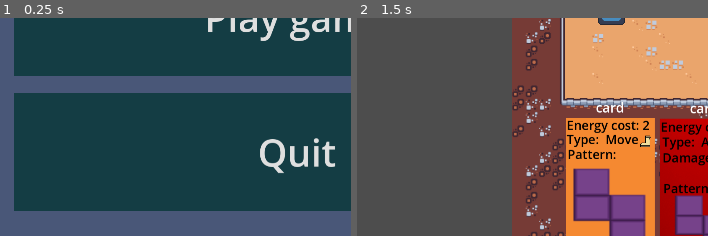
Above: before the commit, frames 1-2 (left to right).
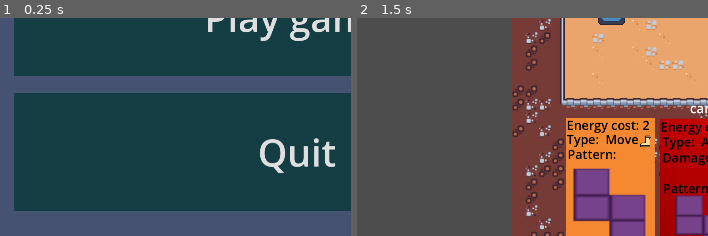
Above: after the commit, the same moments.

Repository: fazilhus/cool-guys-and-victor
Game: Godot game, scene res://scenes/start_scene.tscn
The game is run twice, just before and just after one commit, with the same random seed, the same clock (stepped at 60 frames per second) and the same inputs. The engine's default icon, where the game draws it, is replaced by a stand-in: a white triangle on a blue panel in a dark square.
Inputs (mouse positions are % of the whole screen's width and height, from its top left):
- Up to frame 1 (0.25 s): no input
- Up to frame 2 (1.5 s): click "Play game" at 0.5 s; tap Enter at 1.25 s; move the mouse to (36, 69) at 1.27 s; click (36, 69) at 1.42 s
The pictures show only the part of the screen within x 7-57%, y 50-100%; the shares and areas given below are measured in that part.

The runs differ from the first frame. In frame 2, 0.2% of the frame differs, in the area x 68-76%, y 38-44%.

Commit message:
menu done card stuff unfinished

Diff:
--- a/resources/new_style_box_flat.tres
+++ b/resources/new_style_box_flat.tres
@@ -5,7 +5,7 @@
 content_margin_top = 50.0
 content_margin_right = 50.0
 content_margin_bottom = 50.0
-bg_color = Color(0.286275, 0.341176, 0.470588, 1)
+bg_color = Color(0.270355, 0.323217, 0.447928, 1)
 border_width_left = 3
 border_width_top = 3
 border_width_right = 3
--- a/scenes/card.tscn
+++ b/scenes/card.tscn
@@ -1,7 +1,9 @@
-[gd_scene load_steps=5 format=3 uid="uid://bubtiwuvvxoj6"]
+[gd_scene load_steps=7 format=3 uid="uid://bubtiwuvvxoj6"]
 
+[ext_resource type="Script" path="res://scripts/card.gd" id="1_kg427"]
 [ext_resource type="Texture2D" uid="uid://cpwqv1que8tjc" path="res://Assets/output-onlinepngtools (1).png" id="1_oome7"]
 [ext_resource type="Texture2D" uid="uid://bgnk5wu3j5fdv" path="res://Assets/output-onlinepngtools.png" id="2_6jjmo"]
+[ext_resource type="Resource" uid="uid://k5e5nkfpduv1" path="res://resources/card_instances/card_inst.tres" id="2_amifv"]
 [ext_resource type="Texture2D" uid="uid://bkh5vvmsajxx0" path="res://Assets/boot.png" id="3_tfwhp"]
 [ext_resource type="Texture2D" uid="uid://co47hc8v0p54p" path="res://Assets/number-2-hq-image-japaneseclass-13.png" id="4_w8438"]
 
@@ -12,6 +14,8 @@
 anchor_bottom = 1.0
 grow_horizontal = 2
 grow_vertical = 2
+script = ExtResource("1_kg427")
+card_data = ExtResource("2_amifv")
 
 [node name="TextureRectBackGround" type="TextureRect" parent="."]
 layout_mode = 0
@@ -19,14 +23,6 @@
 offset_bottom = 57.0
 texture = ExtResource("1_oome7")
 expand_mode = 1
-
-[node name="Label" type="Label" parent="TextureRectBackGround"]
-layout_mode = 0
-offset_left = 1.0
-offset_top = -24.0
-offset_right = 36.0
-offset_bottom = -1.0
-text = "card"
 
 [node name="TextureRectPattern" type="TextureRect" parent="TextureRectBackGround"]
 layout_mode = 0
--- a/scenes/card1.tscn
+++ b/scenes/card1.tscn
@@ -24,15 +24,6 @@
 offset_bottom = 188.0
 texture = ExtResource("1_uw0xq")
 expand_mode = 1
-
-[node name="Label" type="Label" parent="TextureRectBackGround"]
-layout_mode = 0
-offset_left = 1.0
-offset_top = -24.0
-offset_right = 106.0
-offset_bottom = -1.0
-text = "card"
-horizontal_alignment = 1
 
 [node name="Label2" type="Label" parent="TextureRectBackGround"]
 layout_mode = 0
--- /dev/null
+++ b/scenes/card_copy.tscn
@@ -0,0 +1,51 @@
+[gd_scene load_steps=7 format=3 uid="uid://bjkotpmfy6rl6"]
+
+[ext_resource type="Script" path="res://scripts/card.gd" id="1_l3xu5"]
+[ext_resource type="Resource" uid="uid://k5e5nkfpduv1" path="res://resources/card_instances/card_inst.tres" id="2_ykkwl"]
+[ext_resource type="Texture2D" uid="uid://cpwqv1que8tjc" path="res://Assets/output-onlinepngtools (1).png" id="3_lrs44"]
+[ext_resource type="Texture2D" uid="uid://dgler7hxuc8cp" path="res://Assets/output-onlinepngtools (3).png" id="4_2cqg6"]
+[ext_resource type="Texture2D" uid="uid://bkh5vvmsajxx0" path="res://Assets/boot.png" id="5_kxjsm"]
+[ext_resource type="Texture2D" uid="uid://co47hc8v0p54p" path="res://Assets/number-2-hq-image-japaneseclass-13.png" id="6_pawp7"]
+
+[node name="CardControl" type="Control"]
+layout_mode = 3
+anchors_preset = 0
+script = ExtResource("1_l3xu5")
+card_data = ExtResource("2_ykkwl")
+
+[node name="MarginContainer" type="MarginContainer" parent="."]
+layout_mode = 0
+offset_right = 36.0
+offset_bottom = 57.0
+
+[node name="TextureRectBackGround" type="TextureRect" parent="MarginContainer"]
+layout_mode = 2
+texture = ExtResource("3_lrs44")
+expand_mode = 1
+
+[node name="TextureRectPattern" type="TextureRect" parent="MarginContainer/TextureRectBackGround"]
+layout_mode = 0
+offset_top = 25.0
+offset_right = 37.0
+offset_bottom = 55.0
+texture = ExtResource("4_2cqg6")
+expand_mode = 4
+stretch_mode = 4
+
+[node name="TextureRectType" type="TextureRect" parent="MarginContainer/TextureRectBackGround"]
+layout_mode = 0
+offset_left = 22.0
+offset_top = 1.0
+offset_right = 36.0
+offset_bottom = 15.0
+texture = ExtResource("5_kxjsm")
+expand_mode = 1
+flip_h = true
+
+[node name="TextureRectCost" type="TextureRect" parent="MarginContainer/TextureRectBackGround"]
+layout_mode = 0
+offset_left = 1.0
+offset_right = 14.0
+offset_bottom = 16.0
+texture = ExtResource("6_pawp7")
+expand_mode = 1
--- a/scripts/card.gd
+++ b/scripts/card.gd
@@ -1,8 +1,18 @@
 extends Control
 
-func _gui_input(event):
-	if event is InputEventMouseButton and event.button_index == MOUSE_BUTTON_LEFT and event.pressed:
-		print("Left mouse button was pressed!")
+#stats for card
+#var type
+#var pattern
+#var cost
+#var damage
+
+@export var card_data : CardData
+
+
+#func _gui_input(event):
+#	if event is InputEventMouseButton and event.button_index == MOUSE_BUTTON_LEFT and event.pressed:
+#		print("Left mouse button was pressed!")
+
 # Called when the node enters the scene tree for the first time.
 func _ready() -> void:
 	pass # Replace with function body.
--- a/scripts/card_1.gd
+++ b/scripts/card_1.gd
@@ -1,5 +1,12 @@
 extends Control
+#?:
+#class_name Card1
 
+#stats for card1
+var type : String = "Movement"
+var pattern : String = "chessKnight"
+var cost : int = 2
+#var damage
 
 # Called when the node enters the scene tree for the first time.
 func _ready() -> void:
@@ -12,9 +19,20 @@
 
 #not correct?: Make class card or attach script to each card instance godot
 
+#
+#func _input(event):
+#	if event is InputEventMouseButton and event.button_index == MOUSE_BUTTON_LEFT and event.pressed:
+
+
+
+#		var mouse_position = get_local_mouse_position()
+		#var grid_position = self.local_to_map(mouse_position)
+
 func _on_gui_input(event: InputEvent) -> void:
 	if event is InputEventMouseButton and event.button_index == MOUSE_BUTTON_LEFT and event.pressed:
-		print("Left mouse button was pressed!")
+		print("Left mouse button was pressed on card1!")
+		#get_node(“/root/player”).get_position()
+
 		#The pattern of the card can be placed in 4 directions, show the resulting possible moves:
 		#Find character coordinates (backend), show result of all possible patterns (from the clicked card), card patterns from that player coordinate:
 		#highlight those grids in the UI (first delete earlier highlighted grids), and do not move into walls
--- a/scripts/character.gd
+++ b/scripts/character.gd
@@ -4,6 +4,10 @@
 @export var char_data : CharacterData
 
 @onready var health_comp = %HealthComp
+
+#coordinates of character? @onready waits for the spawn of the character or I mean waits for Node2D to instantiate then initializes.
+#spawn coordinate is (7,15)
+
 
 signal character_health_reached_min
 
--- a/scripts/level_0.gd
+++ b/scripts/level_0.gd
@@ -2,6 +2,8 @@
 class_name Level
 
 @onready var spawn_point : Node2D = %SpawnPoint
+
+#level has tile array? tile class has coordinates? walkable or unwalkable tiles.
 
 func get_spawn_point() -> Node2D:
 	if spawn_point != null:
--- a/scripts/map_manager.gd
+++ b/scripts/map_manager.gd
@@ -3,6 +3,9 @@
 
 @export var menu_packed : PackedScene
 @export var level_packed : PackedScene
+
+#some coordinate var?
+
 
 var menu = null
 var level : Level = null
--- a/scripts/playable_character.gd
+++ b/scripts/playable_character.gd
@@ -5,7 +5,21 @@
 
 signal turn_phase_player_ended
 
+
+
+#var currPos=[7,15] #movement is: we click on card, we click on highlighted square to move there
+#How to move to the grid we click at if it is highlighted too?
+#Begin with card script: get player coordinates: wrong: begin with map manager, represent coordinates?
+#https://pastebin.com/kimj4g0x
+#var last_position = Vector2() # last idle position
+#var tile_size = 64 # size in pixels of tiles on the grid
+#https://github.com/sventomasek/Godot-Grid-Based-Movement
+#https://www.nightquestgames.com/adding-collision-to-tilemaps-in-godot-4/#:~:text=How%20To%20Easily%20Add%20Collision%20to%20Your%20Tilemap,of%20the%20Colliding%20Character%20%28s%29%20...%20More%20items
+
+
 func _ready() -> void:
+	#position=position.snapped(Vector2(tile_size, tile_size))
+
 	Main.battle_started.connect(on_battle_started)
 	Main.battle_ended.connect(on_battle_ended)
 
